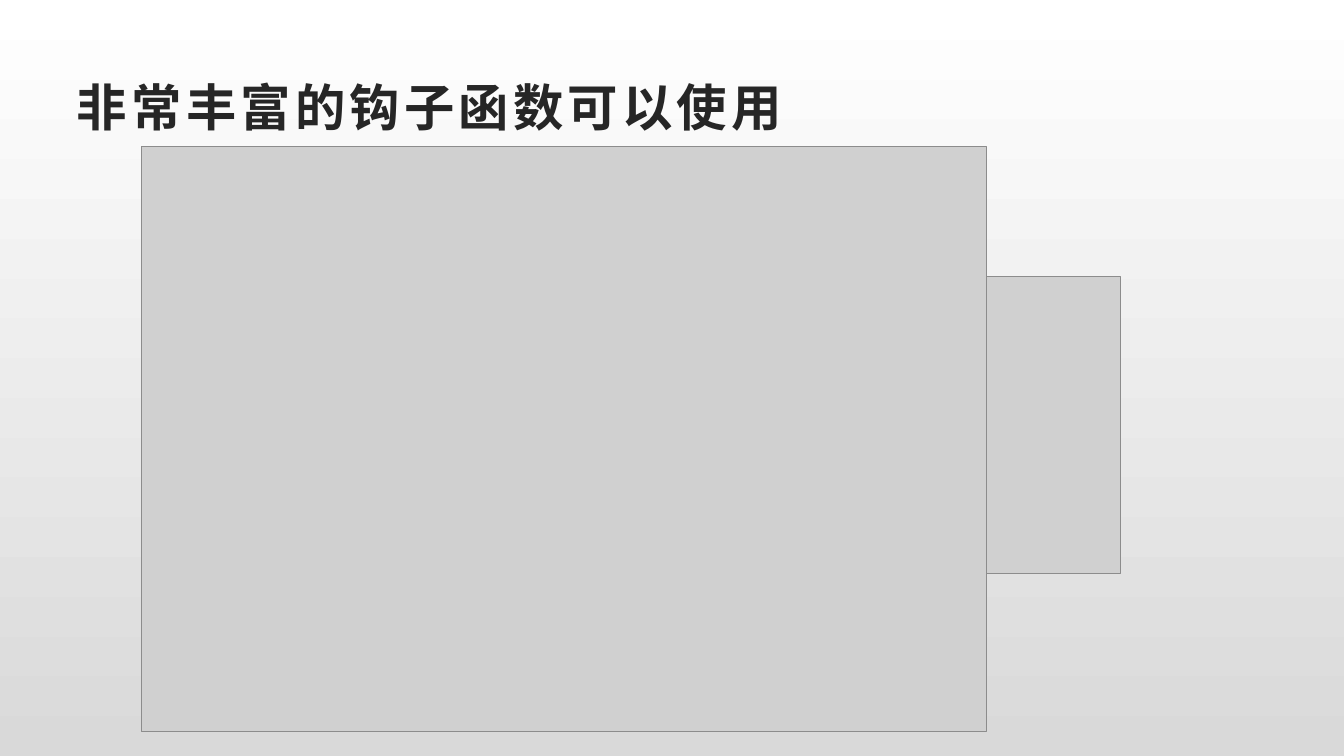
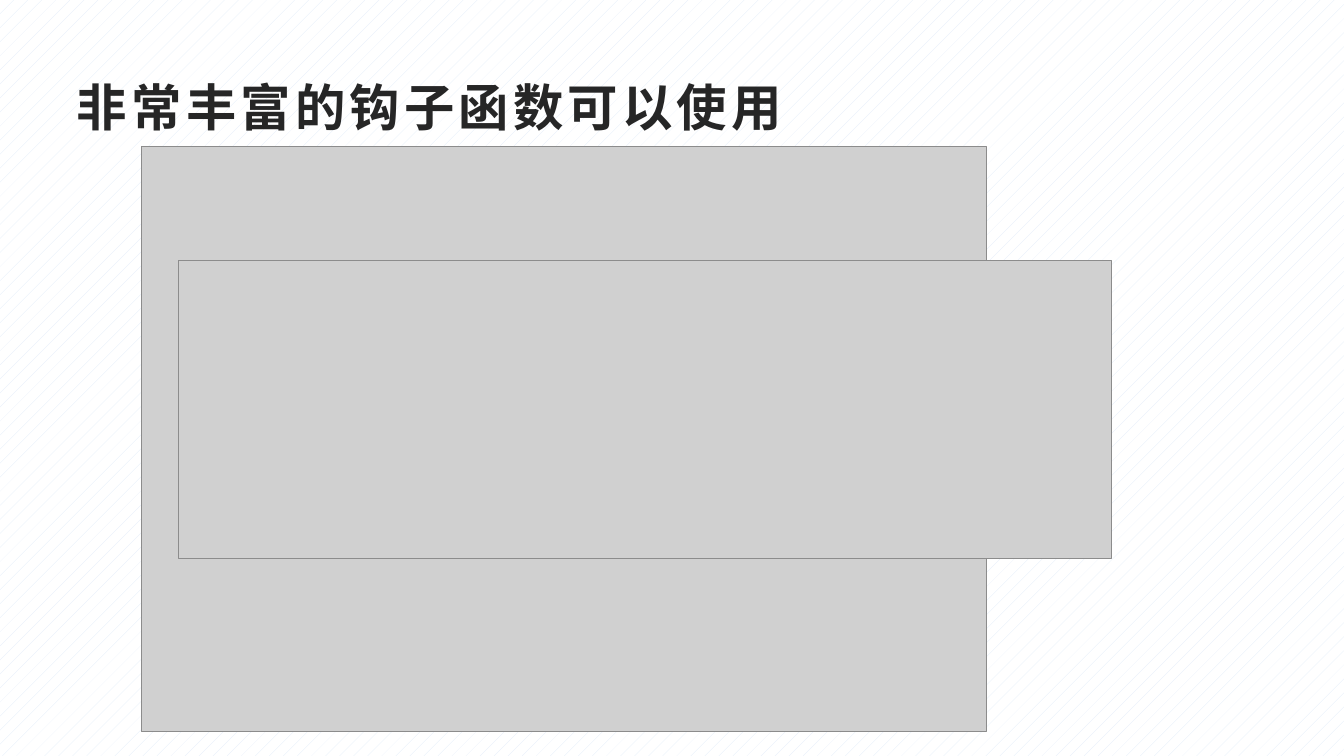
Before and after one commit to julystone/alistar_github_version, a slide deck: slide 4 of doc/基于Appium的 App UI自动化框架.pptx (slide 6 before the commit). Drawn at 1344x756 pixels with LibreOffice and Linux fonts; fonts in the diff are those of the drawing; grey boxes stand for pictures. Boxes give left, top, right and bottom in pixels: in the first picture for what was removed or moved away, otherwise in the second. Text is boxed around its words. In the diff, an @@ line names an element or a change of style, - is before the commit and + after.

```diff
--- a/doc/基于Appium的 App UI自动化框架.pptx
+++ b/doc/基于Appium的 App UI自动化框架.pptx
@@ background gradient #FFFFFF to #D9D9D9 to pattern #DFEAFA on #FFFFFF @@
@@ picture: place and size @@
-picture at <box>187,276,1120,574</box>
+picture at <box>178,261,1112,559</box>
```
Also in this commit, not shown: 12 other slides changed, 4 slides added, 2 slides removed, 3 other files.
